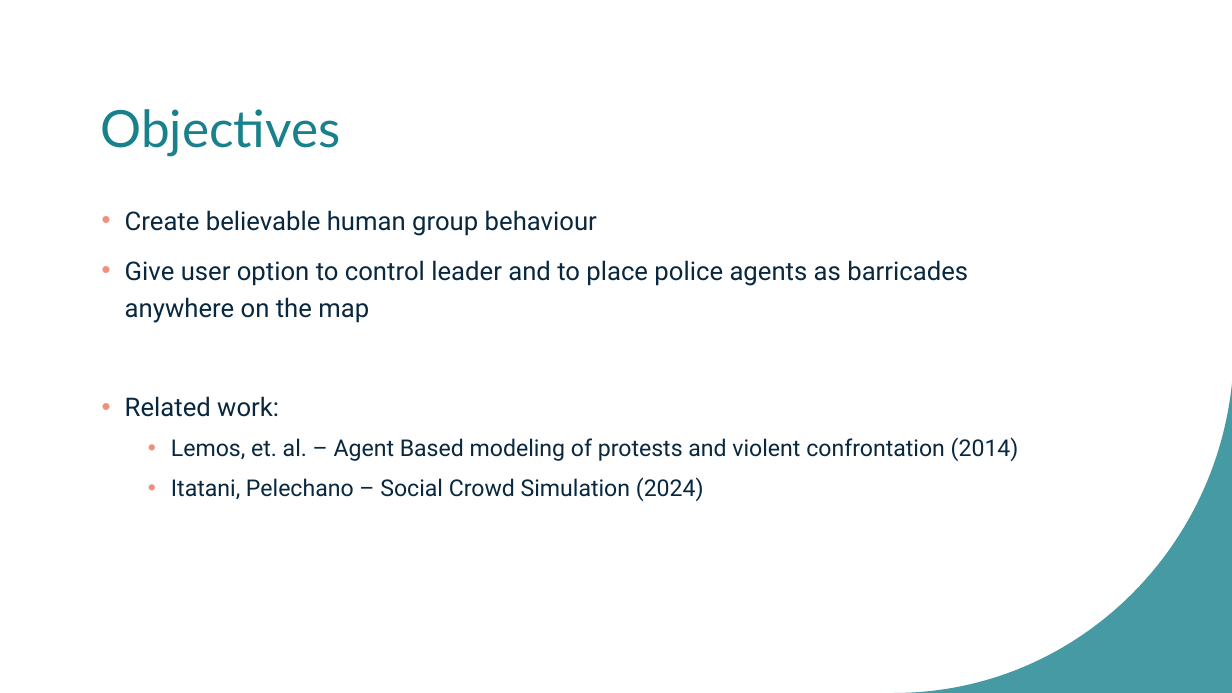
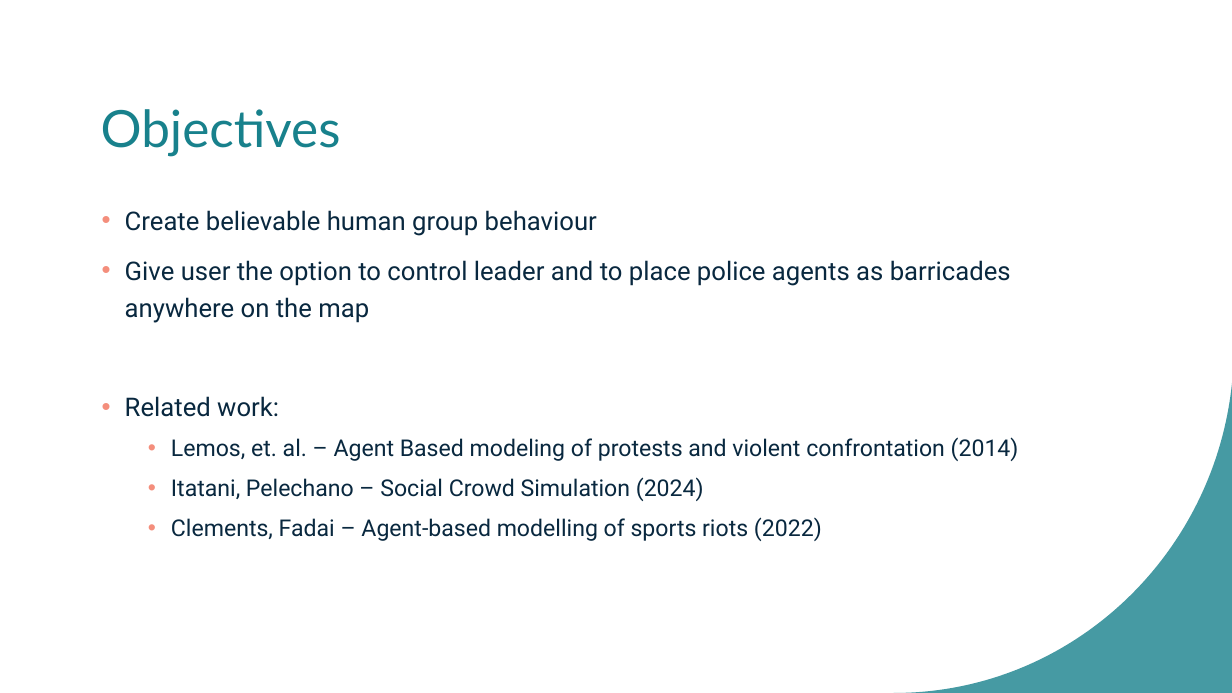
Before and after one commit to bajicluka01/CollectiveBehaviour-GroupA, a slide deck: slide 3 of GroupA-presentation.pptx. Drawn at 1232x693 pixels with LibreOffice and Linux fonts; fonts in the diff are those of the drawing. Boxes give left, top, right and bottom in pixels: in the first picture for what was removed or moved away, otherwise in the second. Text is boxed around its words. In the diff, an @@ line names an element or a change of style, - is before the commit and + after.

```diff
--- a/GroupA-presentation.pptx
+++ b/GroupA-presentation.pptx
@@ text at <box>125,260,1011,323</box>: text changed @@
-• Give user option to control leader and to place police agents as barricades anywhere on the map
+• Give user the option to control leader and to place police agents as barricades anywhere on the map
@@ text at <box>171,517,822,541</box>: paragraph added @@
+  • Clements, Fadai – Agent-based modelling of sports riots (2022)
```
Also in this commit, not shown: 1 other slide changed, 2 slides added, 8 other files.
